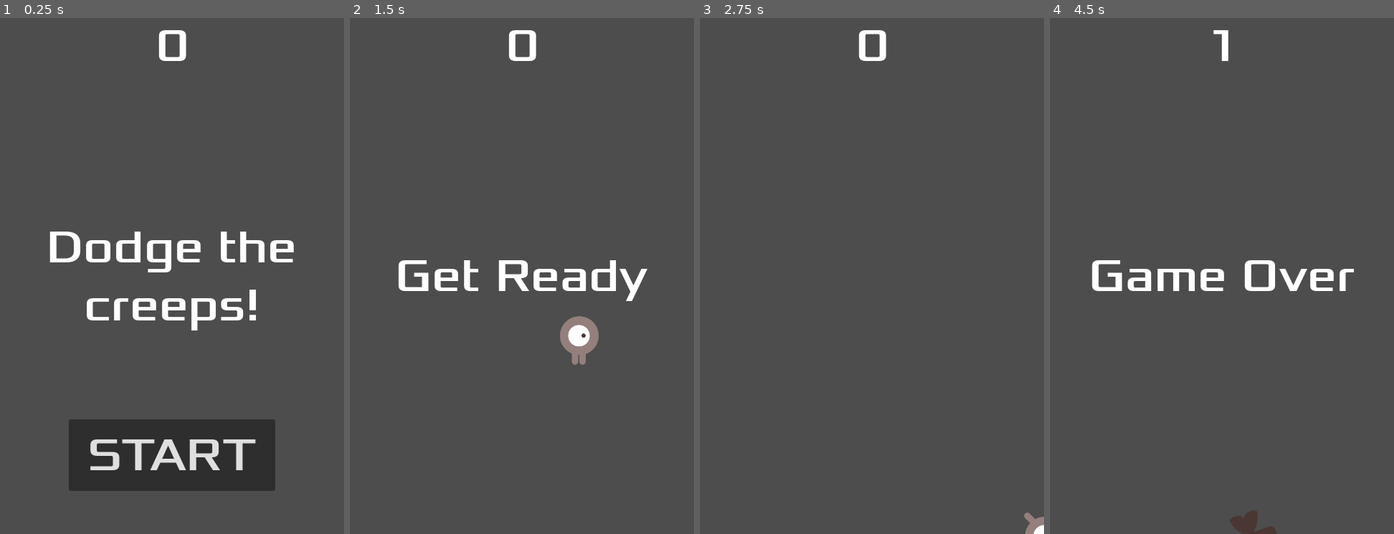
Above: before the commit, frames 1-4 (left to right).
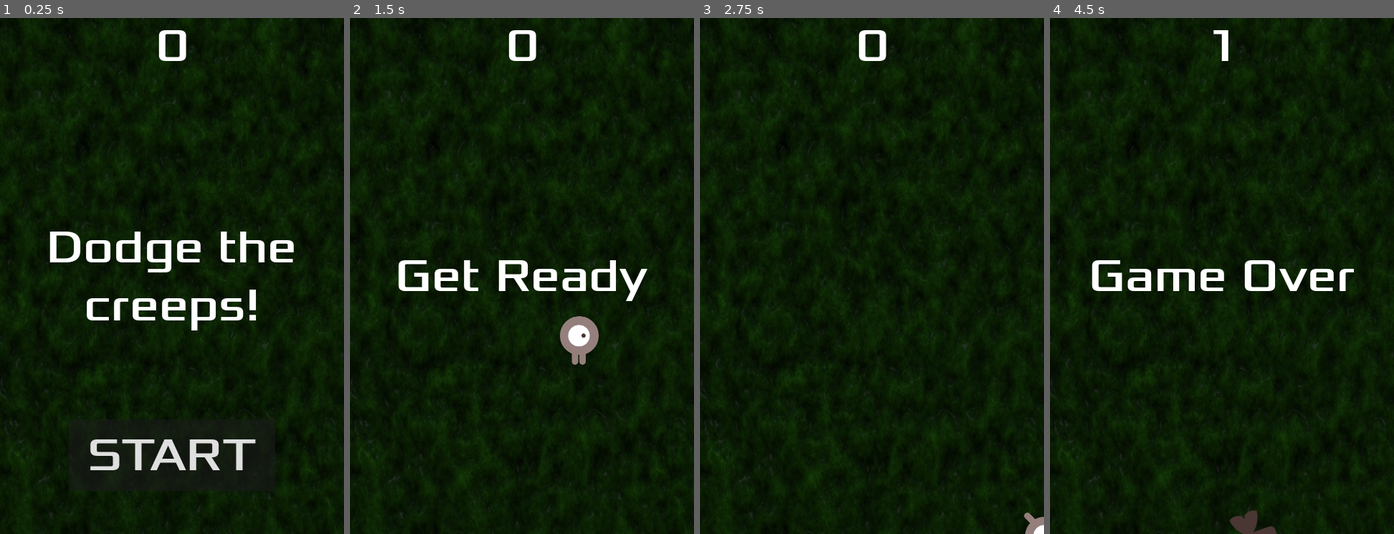
Above: after the commit, the same moments.

Repository: muhimin01/gd-first-2d
Game: Godot game, scene res://scenes/main.tscn
Same seed, same stepped clock (60 frames per second), same inputs: the game is played once before the commit and once after it.
Inputs:
- Up to frame 1 (0.25 s): no input
- Up to frame 2 (1.5 s): click "START" at 0.5 s; tap Enter at 1.25 s; hold D (move_right) from 1.28 s (still down)
- Up to frame 3 (2.75 s): release D (move_right) at 2.03 s; hold S (move_down) from 2.03 s (still down)
- Up to frame 4 (4.5 s): release S (move_down) at 2.78 s; hold D (move_right) 2.78-3.53 s; hold W (move_up) 3.53-4.28 s; hold A (move_left) from 4.28 s (still down)

The runs differ from the first frame. In frame 1, 96% of the frame differs, in the area x 0-100%, y 0-100%; in frame 2, 97%; in frame 3, 100%; in frame 4, 98%.

Commit message:
Add background

Diff:
--- a/scenes/main.tscn
+++ b/scenes/main.tscn
@@ -1,8 +1,9 @@
-[gd_scene load_steps=6 format=3 uid="uid://ci5x81k62shst"]
+[gd_scene load_steps=7 format=3 uid="uid://ci5x81k62shst"]
 
 [ext_resource type="Script" path="res://scenes/main.gd" id="1_dgcv3"]
 [ext_resource type="PackedScene" uid="uid://bfp7quto1n5vq" path="res://scenes/mob.tscn" id="2_4ae4r"]
 [ext_resource type="PackedScene" uid="uid://0r705loui7qx" path="res://scenes/player.tscn" id="2_wu7rv"]
+[ext_resource type="Texture2D" uid="uid://cgy1flhviu0ml" path="res://art/moss.jpg" id="3_q7rky"]
 [ext_resource type="PackedScene" uid="uid://b531f8nnnxitf" path="res://scenes/hud.tscn" id="4_2dhek"]
 
 [sub_resource type="Curve2D" id="Curve2D_466k2"]
@@ -14,6 +15,15 @@
 [node name="Main" type="Node"]
 script = ExtResource("1_dgcv3")
 mob_scene = ExtResource("2_4ae4r")
+
+[node name="TextureRect" type="TextureRect" parent="."]
+modulate = Color(0.733333, 0.733333, 0.733333, 1)
+anchors_preset = 15
+anchor_right = 1.0
+anchor_bottom = 1.0
+grow_horizontal = 2
+grow_vertical = 2
+texture = ExtResource("3_q7rky")
 
 [node name="Player" parent="." instance=ExtResource("2_wu7rv")]
 
Binary file added: art/moss.jpg
Not shown, added: art/moss.jpg.import
